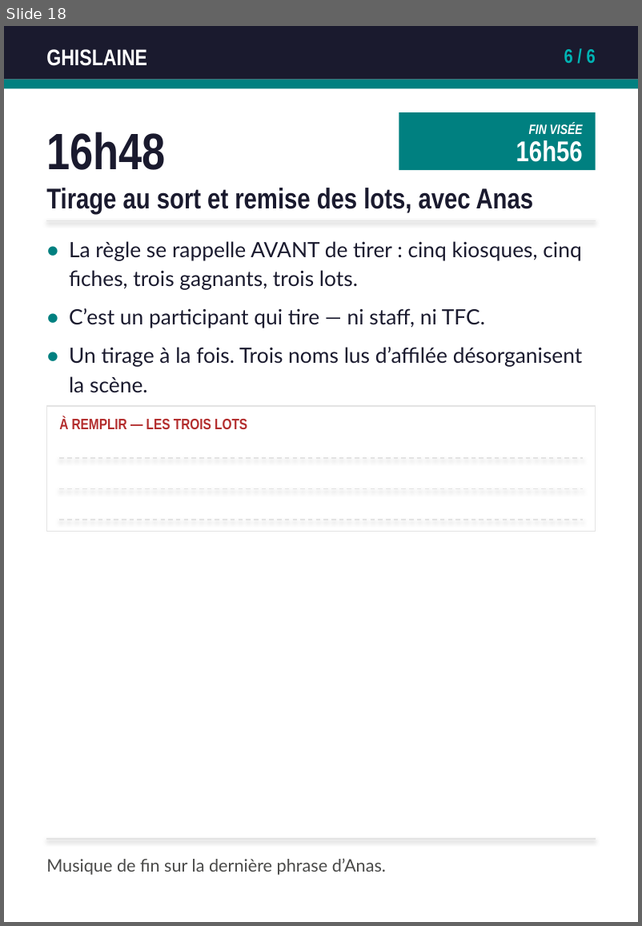
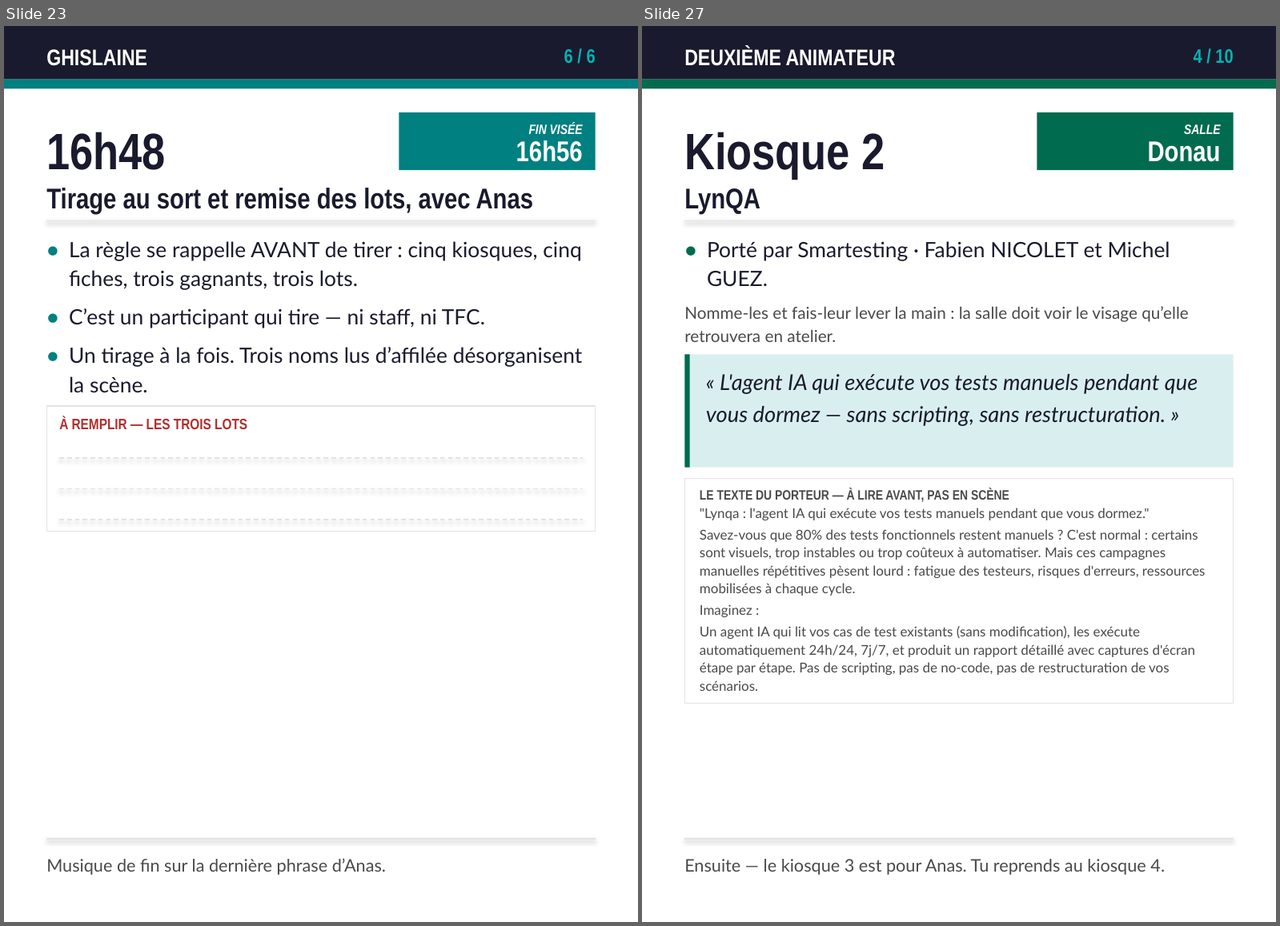
Before and after one commit to caa-jdelaux/info-hub, a slide deck: outils/fiches/fiches-animateurs.pptx. Shown side by side, each under a label of ours: slide 18 before the commit, slides 23 and 27 after it; the slides between them are not shown. The pictures are 642x926 and 1280x926 pixels, drawn with LibreOffice and Linux fonts; fonts in the diff are those of the drawing. Boxes give left, top, right and bottom in pixels: in the first picture for what was removed or moved away, otherwise in the second. Text is boxed around its words. In the diff, an @@ line names an element or a change of style, - is before the commit and + after.

```diff
--- a/outils/fiches/fiches-animateurs.pptx
+++ b/outils/fiches/fiches-animateurs.pptx
@@ slide 27 added at (642, 26, 1276, 922), background #FFFFFF @@
@@ rectangle added at (642, 26, 1276, 79), fill #1A1A2E @@
@@ text added at (684, 47, 896, 66), 15 pt, text #FFFFFF, bold @@
+DEUXIÈME ANIMATEUR
@@ text added at (1193, 49, 1232, 63), 13 pt, text #00B4B4, bold @@
+4 / 10
@@ rectangle added at (642, 79, 1276, 89), fill #006B4F @@
@@ rectangle added at (1036, 112, 1232, 170), fill #006B4F @@
@@ text added at (684, 132, 884, 178), 34 pt, text #1A1A2E, bold @@
+Kiosque 2
@@ text added at (1148, 141, 1220, 162), 19 pt, text #FFFFFF, bold @@
+Donau
@@ text added at (1184, 124, 1220, 134), 9 pt, text #FFFFFF, bold, italic @@
+SALLE
@@ text added at (684, 188, 760, 214), 19 pt, text #1A1A2E, bold @@
+LynQA
@@ line added from (684, 221) to (1232, 221), #E3E3E3 0.75 pt @@
@@ text added at (684, 233, 706, 292), 14 pt, text #006B4F, bold @@
+•
@@ text added at (707, 241, 1170, 287), 14 pt, text #1A1A2E @@
+Porté par Smartesting · Fabien NICOLET et Michel GUEZ.
@@ text added at (684, 306, 1188, 342), 11 pt, text #4A4A49 @@
+Nomme-les et fais-leur lever la main : la salle doit voir le visage qu’elle retrouvera en atelier.
@@ rectangle added at (684, 354, 1232, 467), fill #D9EFEF @@
@@ rectangle added at (684, 354, 690, 467), fill #006B4F @@
@@ text added at (706, 374, 1197, 426), 14.5 pt, text #1A1A2E, italic @@
+« L'agent IA qui exécute vos tests manuels pendant que vous dormez — sans scripting, sans restructuration. »
@@ rectangle added at (684, 478, 1232, 703), outline #E3E3E3 0.75 pt @@
@@ text added at (700, 488, 1009, 502), 9 pt, text #4A4A49, bold @@
+LE TEXTE DU PORTEUR — À LIRE AVANT, PAS EN SCÈNE
@@ text added at (700, 508, 1148, 520), 9 pt, text #4A4A49 @@
+"Lynqa : l'agent IA qui exécute vos tests manuels pendant que vous dormez."
@@ text added at (700, 529, 1205, 596), 9 pt, text #4A4A49 @@
+Savez-vous que 80% des tests fonctionnels restent manuels ? C'est normal : certains sont visuels, trop instables ou trop coûteux à automatiser. Mais ces campagnes manuelles répétitives pèsent lourd : fatigue des testeurs, risques d'erreurs, ressources mobilisées à chaque cycle.
@@ text added at (700, 604, 752, 617), 9 pt, text #4A4A49 @@
+Imaginez :
@@ text added at (700, 626, 1196, 691), 9 pt, text #4A4A49 @@
+Un agent IA qui lit vos cas de test existants (sans modification), les exécute automatiquement 24h/24, 7j/7, et produit un rapport détaillé avec captures d'écran étape par étape. Pas de scripting, pas de no-code, pas de restructuration de vos scénarios.
@@ line added from (684, 838) to (1232, 838), #E3E3E3 0.75 pt @@
@@ text added at (684, 859, 1164, 875), 11.5 pt, text #4A4A49 @@
+Ensuite — le kiosque 3 est pour Anas. Tu reprends au kiosque 4.
@@ what was slide 18 is now slide 23 @@
```
Also in this commit, not shown: 17 slides changed, 9 other slides added, 6 other files.
